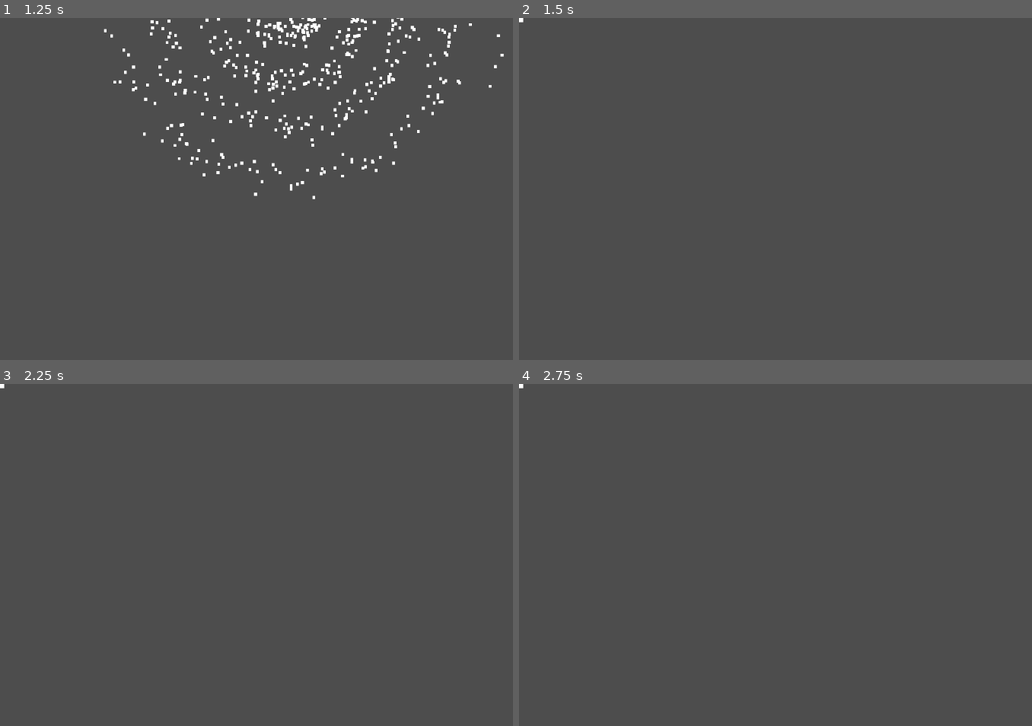
Above: before the commit, frames 1-4 (two rows, left to right).
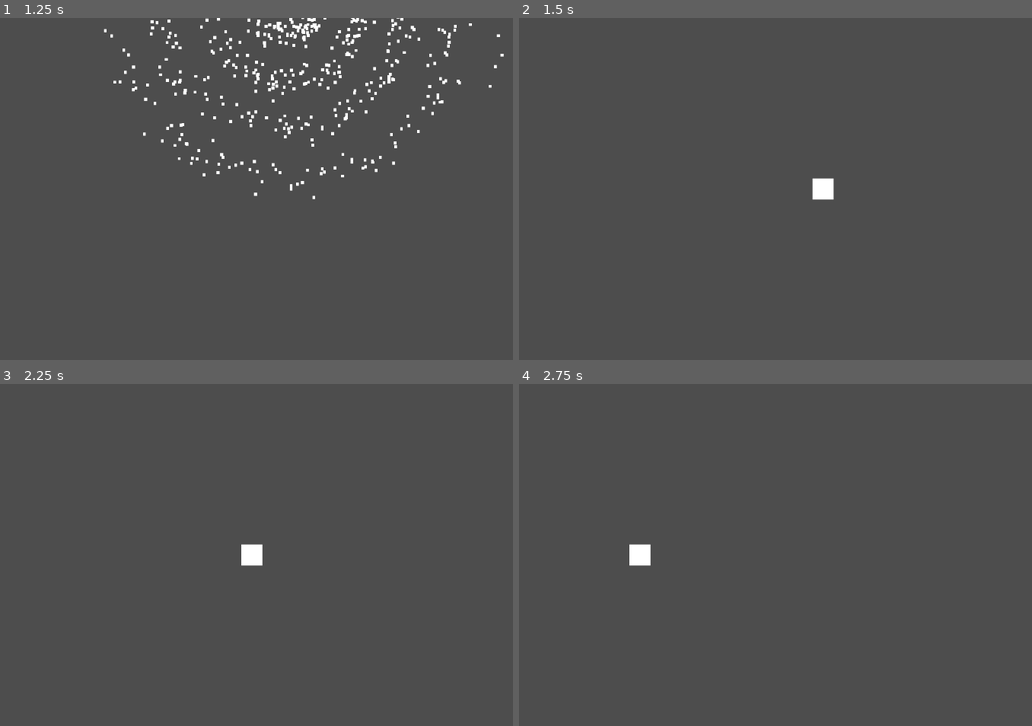
Above: after the commit, the same moments.

Repository: indifferenteye/hegswarm
Game: Godot game, scene res://scenes/galaxy.tscn
The game is run twice, just before and just after one commit, with the same random seed, the same clock (stepped at 60 frames per second) and the same inputs.
Inputs (mouse positions are in pixels of both pictures, inside the frame that each line leads up to):
- Up to frame 1 (1.25 s): tap Enter at 0.5 s; move the mouse to (307, 192) at 0.52 s; hold S (camera_move_down) from 0.53 s (still down); click (307, 192) at 0.67 s
- Up to frame 2 (1.5 s): move the mouse to (831, 21) at 1.27 s; release S (camera_move_down) at 1.28 s; tap A (camera_move_left) at 1.35 s; click (831, 21) at 1.42 s
- Up to frame 3 (2.25 s): tap Space at 2 s; move the mouse to (364, 479) at 2.02 s; hold D (camera_move_right) from 2.03 s (still down); click (364, 479) at 2.17 s
- Up to frame 4 (2.75 s): keep holding D (camera_move_right)

Frame 1 is identical in both runs. In frame 2, 0.3% of the frame differs, in the area x 0-62%, y 0-54%; in frame 3, 0.3%; in frame 4, 0.3%.

Commit message:
inspector changes: cleanup

Diff:
--- /dev/null
+++ b/assets/main_camera.tscn
@@ -0,0 +1,10 @@
+[gd_scene load_steps=2 format=3 uid="uid://bn0wywribwxc6"]
+
+[ext_resource type="Script" uid="uid://np57nlm1t5vo" path="res://scripts/camera_controller.gd" id="1_aftc5"]
+
+[node name="MainCamera" type="Camera2D"]
+zoom = Vector2(2.48, 2.48)
+script = ExtResource("1_aftc5")
+zoom_speed = 0.23
+max_zoom_in = 0.085
+max_zoom_out = 22.335
--- a/assets/star.tscn
+++ b/assets/star.tscn
@@ -20,4 +20,5 @@
 [node name="CollisionShape2D" type="CollisionShape2D" parent="Area2D"]
 scale = Vector2(0.221707, 0.184127)
 shape = SubResource("CircleShape2D_3t53c")
+
 [connection signal="input_event" from="Area2D" to="." method="_on_area_2d_input_event"]
--- a/scenes/galaxy.tscn
+++ b/scenes/galaxy.tscn
@@ -2,7 +2,7 @@
 
 [ext_resource type="PackedScene" uid="uid://cwj81lysn86dj" path="res://assets/star.tscn" id="1_jxn3g"]
 [ext_resource type="Script" uid="uid://dmtkapt354yxv" path="res://scripts/world_generation.gd" id="2_mlxib"]
-[ext_resource type="Script" uid="uid://np57nlm1t5vo" path="res://scripts/camera_controller.gd" id="3_invlcp"]
+[ext_resource type="PackedScene" uid="uid://bn0wywribwxc6" path="res://assets/main_camera.tscn" id="3_mlxib"]
 
 [node name="Node2D" type="Node2D"]
 
@@ -15,9 +15,4 @@
 radius = 150.28
 arm_spread = 0.625
 
-[node name="Camera2D" type="Camera2D" parent="."]
-zoom = Vector2(2.48, 2.48)
-script = ExtResource("3_invlcp")
-zoom_speed = 0.23
-max_zoom_in = 0.085
-max_zoom_out = 22.335
+[node name="MainCamera" parent="." instance=ExtResource("3_mlxib")]
--- a/scenes/star_system.tscn
+++ b/scenes/star_system.tscn
@@ -1,6 +1,9 @@
-[gd_scene load_steps=2 format=3 uid="uid://g1us8g0k07it"]
+[gd_scene load_steps=3 format=3 uid="uid://dynwx5dquabyk"]
 
-[ext_resource type="Script" path="res://scripts/star_system.gd" id="2"]
+[ext_resource type="Script" uid="uid://ckfsxtw6qmhvo" path="res://scripts/star_system.gd" id="2"]
+[ext_resource type="PackedScene" uid="uid://bn0wywribwxc6" path="res://assets/main_camera.tscn" id="2_be1mv"]
 
 [node name="StarSystem" type="Node2D"]
 script = ExtResource("2")
+
+[node name="MainCamera" parent="." instance=ExtResource("2_be1mv")]
